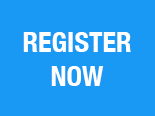
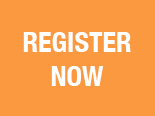
Layers edited between the first and the second 155 x 116 image:
painted on "Layer 2" over (x1=0, y1=0, x2=155, y2=116)
